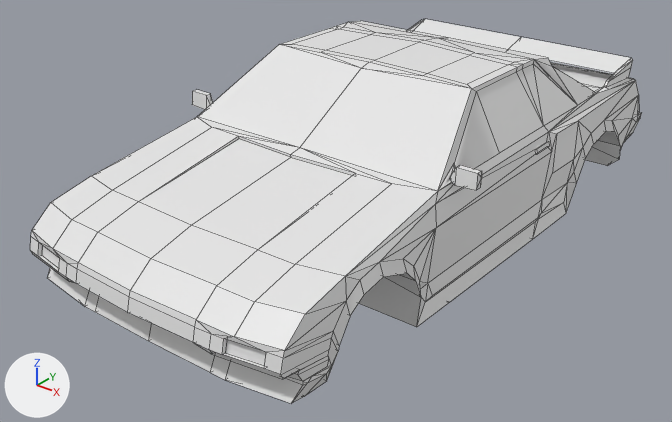
Before and after pictures for a commit that changed the FBX model Assets/Meshes/Cars/new cars/toyota mr2.fbx.
Camera for both pictures: a 50 mm lens placed at (4.81, -6.93, 3.41), pointed at (-0.1, -0.79, -0.39). The lights are fixed; the arrows at lower left show +X, +Y and +Z. Mesh edges are drawn as thin lines. Where no turn or scale is listed for an object, it has been applied to the vertices.

Objects in the first picture: 'toyota mr2 mesh'.
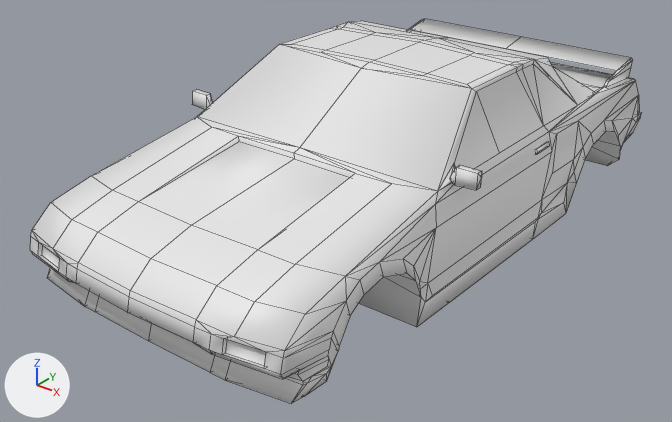
Diff of the bpy script that builds the scene:
```diff
--- a/Assets/Meshes/Cars/new cars/toyota mr2.fbx.py
+++ b/Assets/Meshes/Cars/new cars/toyota mr2.fbx.py
@@ me_cube_006 @@
 # used by ob_toyota_mr2_mesh; location = (0.0, 0.0, 0.0)
-me_cube_006.from_pydata(...)  # 635 vertices, 759 faces; spans x -1.58..1.58, y -3.35..2.63, z -0.64..0.99
+me_cube_006.from_pydata(...)  # 633 vertices, 747 faces; spans x -1.58..1.58, y -3.35..2.63, z -0.64..0.99
+# me_cube_006 part 1
+# 8 faces are deleted
+# 4 vertices move from x -0.65..0.65, y -1.53..-1.48, z 0.4..0.44 to x -0.65..0.65, y -1.48, z 0.38..0.44
+# 2 new faces join them
+# me_cube_006 part 2
+# 3 vertices are removed from x -1.26..1.26, y 2.08, z 0.5
+# 10 faces are deleted
+# 1 vertex is added at (0.0, 2.08, 0.53)
+# 4 new faces join them
+# me_cube_006 part 3: the surface is now shaded smooth
 me_cube_006.materials.append(mat_toyota_mr2_material)
```

Where the change shows, as pixel boxes [x1, y1, x2, y2] in the pictures (672 x 422 px):
part 1 of me_cube_006, cut back: [139, 132, 552, 250] in both
part 2 of me_cube_006, cut back: before [410, 19, 631, 73]; after [410, 19, 631, 71]
